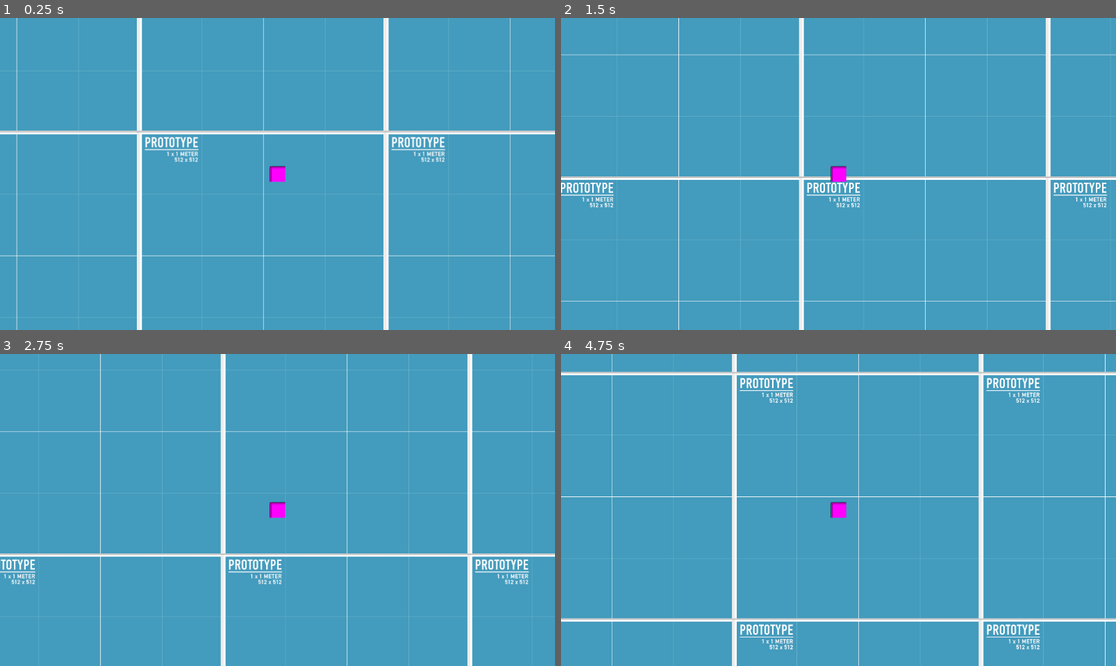
Above: before the commit, frames 1-4 (two rows, left to right).
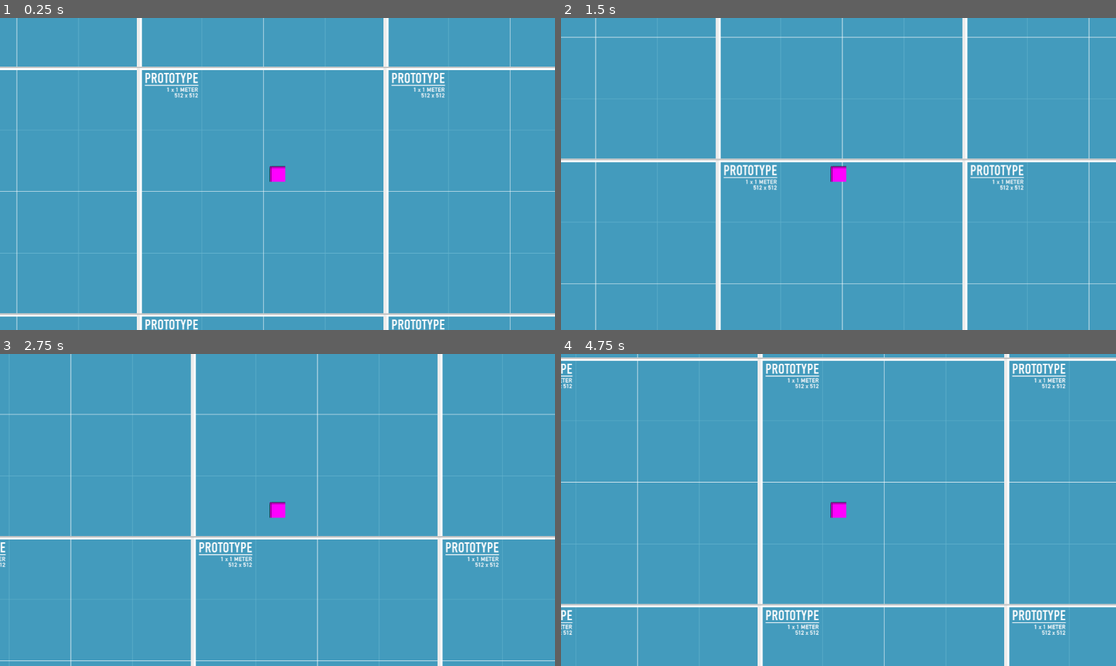
Above: after the commit, the same moments.

Repository: Kennro03/pixelscraper
Game: Godot game, scene res://scenes/test_scene.tscn
The game is run twice, just before and just after one commit, with the same random seed, the same clock (stepped at 60 frames per second) and the same inputs.
Inputs:
- Up to frame 1 (0.25 s): no input
- Up to frame 2 (1.5 s): hold Space (Dash) 0.53-1.28 s; hold D (Right) from 0.53 s (still down); tap Up (Up) at 0.77, 1.07 s; tap Shift (Sprint) at 0.8, 1.35 s
- Up to frame 3 (2.75 s): tap Up (Up) at 1.52, 1.55, 1.82, 2.1 s; release D (Right) at 2.03 s; hold Left (Left) from 2.03 s (still down); hold Space (Dash) from 2.03 s (still down)
- Up to frame 4 (4.75 s): release Left (Left) at 2.78 s; release Space (Dash) at 2.78 s; hold D (Right) 2.78-4.28 s; tap Space (Dash) at 2.85, 4.35 s; tap Up (Up) at 3.02, 3.32, 3.77, 3.8, 4.07, 4.52 s; tap Shift (Sprint) at 3.05 s; hold Shift (Sprint) 3.53-4.28 s; hold Left (Left) from 4.28 s (still down)

The runs differ from the first frame. In frame 1, 6.2% of the frame differs, in the area x 0-100%, y 15-100%; in frame 2, 10%; in frame 3, 9.3%; in frame 4, 13%, in the area x 0-100%, y 0-100%.

Commit message:
State Machine base
Added the state machine model, as provided with the gdquest "Make a Finite State Machine in Godot 4" tutorial

Diff:
--- /dev/null
+++ b/scenes/PlayerState.gd
@@ -0,0 +1,14 @@
+class_name PlayerState extends State
+
+const IDLE = "Idle"
+const RUNNING = "Running"
+const JUMPING = "Jumping"
+const FALLING = "Falling"
+
+var player: Player
+
+
+func _ready() -> void:
+	await owner.ready
+	player = owner as Player
+	assert(player != null, "The PlayerState state type must be used only in the player scene. It needs the owner to be a Player node.")
--- /dev/null
+++ b/scenes/States/State.gd
@@ -0,0 +1,28 @@
+## Virtual base class for all states.
+## Extend this class and override its methods to implement a state.
+class_name State extends Node
+
+## Emitted when the state finishes and wants to transition to another state.
+signal finished(next_state_path: String, data: Dictionary)
+
+## Called by the state machine when receiving unhandled input events.
+func handle_input(_event: InputEvent) -> void:
+	pass
+
+## Called by the state machine on the engine's main loop tick.
+func update(_delta: float) -> void:
+	pass
+
+## Called by the state machine on the engine's physics update tick.
+func physics_update(_delta: float) -> void:
+	pass
+
+## Called by the state machine upon changing the active state. The `data` parameter
+## is a dictionary with arbitrary data the state can use to initialize itself.
+func enter(previous_state_path: String, _data := {}) -> void:
+	pass
+
+## Called by the state machine before changing the active state. Use this function
+## to clean up the state.
+func exit() -> void:
+	pass
--- /dev/null
+++ b/scenes/States/falling.gd
@@ -0,0 +1,17 @@
+extends PlayerState
+
+func enter(previous_state_path: String, _data := {}) -> void:
+	pass
+	##player.animation_player.play("fall")
+
+func physics_update(delta: float) -> void:
+	var input_direction_x := Input.get_axis("Left", "Right")
+	player.velocity.x = player.speed * input_direction_x
+	player.velocity.y += player.gravity * delta
+	player.move_and_slide()
+
+	if player.is_on_floor():
+		if is_equal_approx(input_direction_x, 0.0):
+			finished.emit(IDLE)
+		else:
+			finished.emit(RUNNING)
--- /dev/null
+++ b/scenes/States/idle.gd
@@ -0,0 +1,16 @@
+extends PlayerState
+
+func enter(previous_state_path: String, _data := {}) -> void:
+	player.velocity.x = 0.0
+	##player.animation_player.play("idle")
+
+func physics_update(_delta: float) -> void:
+	player.velocity.y += player.gravity * _delta
+	player.move_and_slide()
+
+	if not player.is_on_floor():
+		finished.emit(FALLING)
+	elif Input.is_action_just_pressed("Up"):
+		finished.emit(JUMPING)
+	elif Input.is_action_pressed("Left") or Input.is_action_pressed("Right"):
+		finished.emit(RUNNING)
--- /dev/null
+++ b/scenes/States/jumping.gd
@@ -0,0 +1,14 @@
+extends PlayerState
+
+func enter(previous_state_path: String, _data := {}) -> void:
+	player.velocity.y = -player.jump_impulse
+	##player.animation_player.play("jump")
+
+func physics_update(delta: float) -> void:
+	var input_direction_x := Input.get_axis("Left", "Right")
+	player.velocity.x = player.speed * input_direction_x
+	player.velocity.y += player.gravity * delta
+	player.move_and_slide()
+
+	if player.velocity.y >= 0:
+		finished.emit(FALLING)
--- /dev/null
+++ b/scenes/States/running.gd
@@ -0,0 +1,18 @@
+extends PlayerState
+
+func enter(previous_state_path: String, _data := {}) -> void:
+	##player.animation_player.play("run")
+	pass
+
+func physics_update(delta: float) -> void:
+	var input_direction_x := Input.get_axis("Left", "Right")
+	player.velocity.x = player.speed * input_direction_x
+	player.velocity.y += player.gravity * delta
+	player.move_and_slide()
+
+	if not player.is_on_floor():
+		finished.emit(FALLING)
+	elif Input.is_action_just_pressed("Up"):
+		finished.emit(JUMPING)
+	elif is_equal_approx(input_direction_x, 0.0):
+		finished.emit(IDLE)
--- a/scenes/player.gd
+++ b/scenes/player.gd
@@ -1,31 +1,5 @@
-extends CharacterBody2D
+class_name Player extends CharacterBody2D
 
-@export var speed = 400
-@export var dash_cooldown = 2
-
-
-func get_input():
-	var input_direction = Input.get_vector("Left", "Right", "Up", "Down")
-	velocity = input_direction * speed
-
-func get_sprint():
-	if Input.is_action_pressed("Sprint"):
-		speed = 750
-	else :
-		speed = 400
-
-func get_dash():
-	if Input.is_action_pressed("Dash") :
-		var input_direction = Input.get_vector("Left", "Right", "Up", "Down")
-		velocity = input_direction * 1000
-
-
-func _physics_process(_delta):
-	get_sprint()
-	get_input()
-	get_dash()
-	move_and_slide()
-
-
-func _on_dash_timer_timeout() -> void:
-	pass # Replace with function body.
+@export var speed := 500.0
+@export var gravity := 4000.0
+@export var jump_impulse := 1800.0
--- a/scenes/player.tscn
+++ b/scenes/player.tscn
@@ -1,8 +1,13 @@
-[gd_scene load_steps=4 format=3 uid="uid://blqcci46vgeym"]
+[gd_scene load_steps=9 format=3 uid="uid://blqcci46vgeym"]
 
 [ext_resource type="Script" uid="uid://dk1jyfknwkhsv" path="res://scenes/player.gd" id="1_3vyb7"]
+[ext_resource type="Script" uid="uid://bpjgocjdwe45o" path="res://scenes/state_machine.gd" id="2_g2els"]
+[ext_resource type="Script" uid="uid://b6wneo2uyhoo2" path="res://scenes/States/idle.gd" id="3_qhqgy"]
+[ext_resource type="Script" uid="uid://ei6w5rocd2w2" path="res://scenes/States/running.gd" id="4_dqkch"]
+[ext_resource type="Script" uid="uid://cy11euklugtyy" path="res://scenes/States/jumping.gd" id="5_qlg0r"]
+[ext_resource type="Script" uid="uid://b7jw1ekdqndj" path="res://scenes/States/falling.gd" id="6_tuyoq"]
 
-[sub_resource type="PlaceholderTexture2D" id="PlaceholderTexture2D_u8vuu"]
+[sub_resource type="PlaceholderTexture2D" id="PlaceholderTexture2D_tuyoq"]
 size = Vector2(32, 32)
 
 [sub_resource type="CapsuleShape2D" id="CapsuleShape2D_3vyb7"]
@@ -13,10 +18,9 @@
 script = ExtResource("1_3vyb7")
 
 [node name="Sprite2D" type="Sprite2D" parent="."]
-texture = SubResource("PlaceholderTexture2D_u8vuu")
+texture = SubResource("PlaceholderTexture2D_tuyoq")
 
 [node name="HitboxCollisionShape2D" type="CollisionShape2D" parent="."]
-visible = false
 position = Vector2(0, 10)
 rotation = 1.5708
 shape = SubResource("CapsuleShape2D_3vyb7")
@@ -24,3 +28,18 @@
 [node name="Camera2D" type="Camera2D" parent="."]
 
 [node name="DashTimer" type="Timer" parent="."]
+
+[node name="StateMachine" type="Node" parent="."]
+script = ExtResource("2_g2els")
+
+[node name="Idle" type="Node" parent="StateMachine"]
+script = ExtResource("3_qhqgy")
+
+[node name="Running" type="Node" parent="StateMachine"]
+script = ExtResource("4_dqkch")
+
+[node name="Jumping" type="Node" parent="StateMachine"]
+script = ExtResource("5_qlg0r")
+
+[node name="Falling" type="Node" parent="StateMachine"]
+script = ExtResource("6_tuyoq")
--- /dev/null
+++ b/scenes/state_machine.gd
@@ -0,0 +1,38 @@
+class_name StateMachine extends Node
+
+@export var initial_state: State = null
+
+@onready var state: State = (func get_initial_state() -> State:
+	return initial_state if initial_state != null else get_child(0)
+).call()
+
+
+func _ready() -> void:
+	for state_node: State in find_children("*", "State"):
+		state_node.finished.connect(_transition_to_next_state)
+
+	await owner.ready
+	state.enter("")
+
+
+func _unhandled_input(event: InputEvent) -> void:
+	state.handle_input(event)
+
+
+func _process(delta: float) -> void:
+	state.update(delta)
+
+
+func _physics_process(delta: float) -> void:
+	state.physics_update(delta)
+
+
+func _transition_to_next_state(target_state_path: String, data: Dictionary = {}) -> void:
+	if not has_node(target_state_path):
+		printerr(owner.name + ": Trying to transition to state " + target_state_path + " but it does not exist.")
+		return
+
+	var previous_state_path := state.name
+	state.exit()
+	state = get_node(target_state_path)
+	state.enter(previous_state_path, data)
Not shown, added: scenes/PlayerState.gd.uid
Not shown, added: scenes/States/State.gd.uid
Not shown, added: scenes/States/falling.gd.uid
Not shown, added: scenes/States/idle.gd.uid
Not shown, added: scenes/States/jumping.gd.uid
Not shown, added: scenes/States/running.gd.uid
Not shown, added: scenes/state_machine.gd.uid
